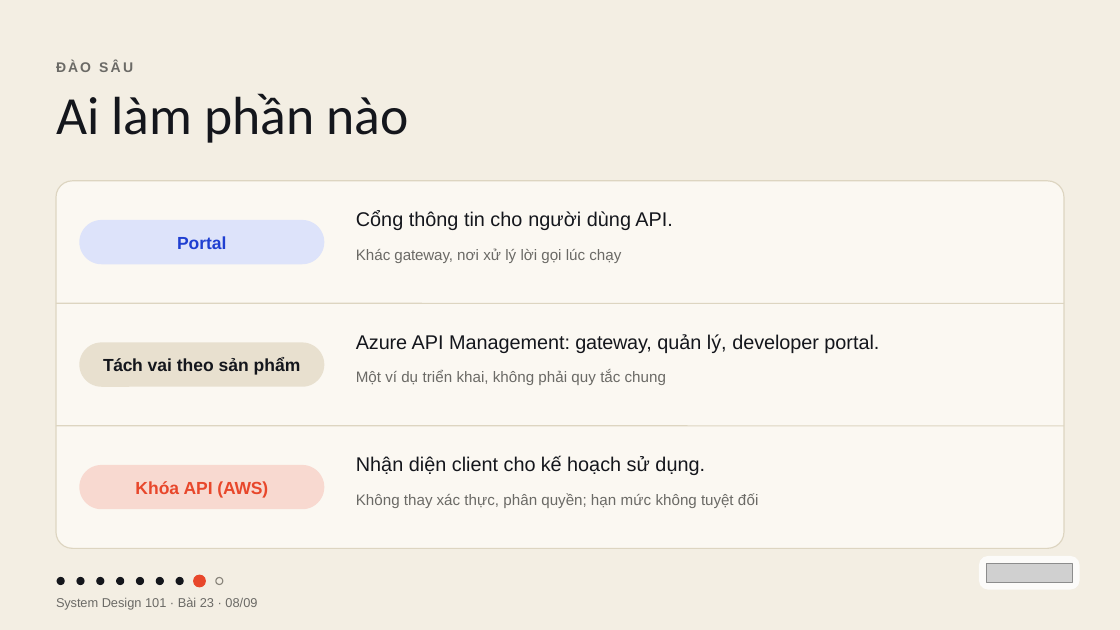
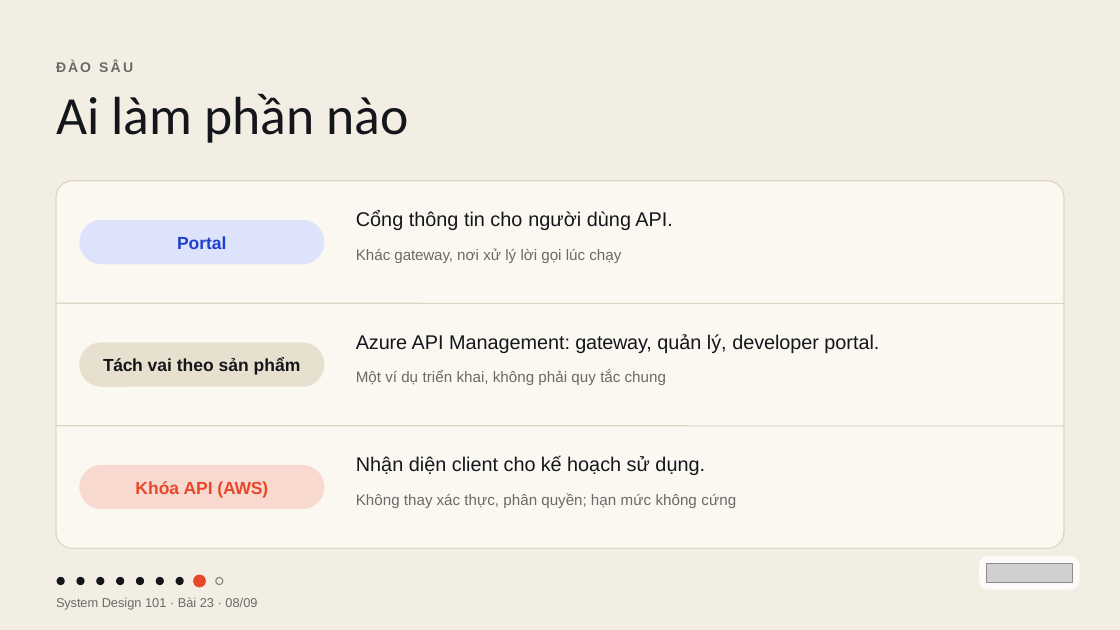
Before and after one commit to vohoailinh90/tool-marketing-studio, a slide deck: slide 8 of system-design-101/vi/lessons/sd-01-023/slides/sd-01-023.pptx. Drawn at 1120x630 pixels with LibreOffice and Linux fonts; fonts in the diff are those of the drawing; grey boxes stand for pictures. Boxes give left, top, right and bottom in pixels: in the first picture for what was removed or moved away, otherwise in the second. Text is boxed around its words. In the diff, an @@ line names an element or a change of style, - is before the commit and + after.

```diff
--- a/system-design-101/vi/lessons/sd-01-023/slides/sd-01-023.pptx
+++ b/system-design-101/vi/lessons/sd-01-023/slides/sd-01-023.pptx
@@ text at (x1=356, y1=493, x2=736, y2=508): text changed @@
-Không thay xác thực, phân quyền; hạn mức không tuyệt đối
+Không thay xác thực, phân quyền; hạn mức không cứng
```
Also in this commit, not shown: 5 other slides changed, 4 other files.
